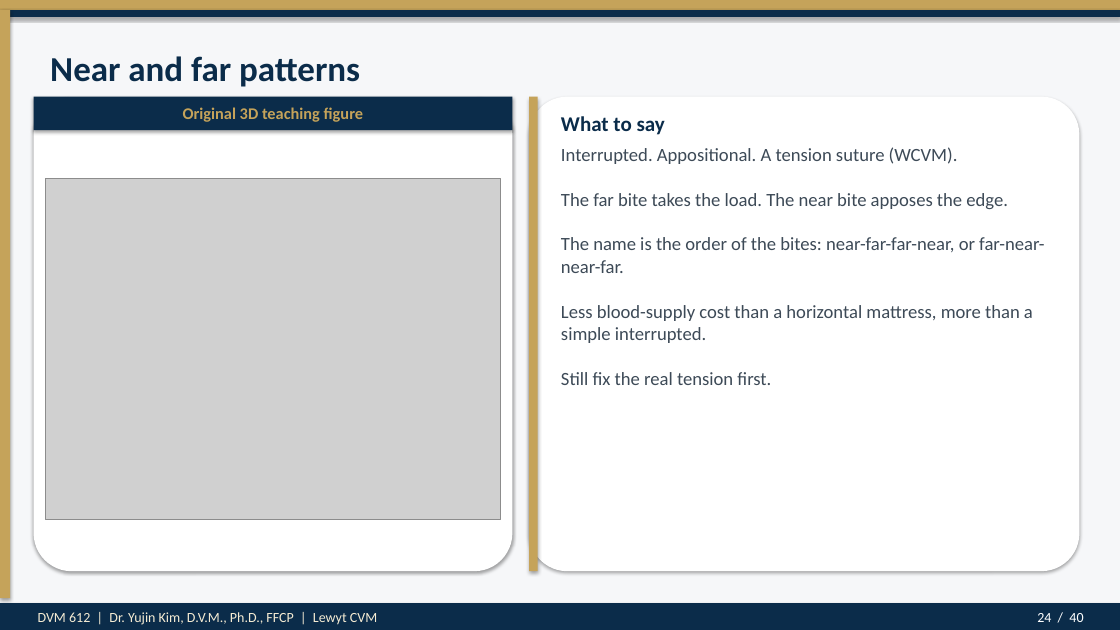
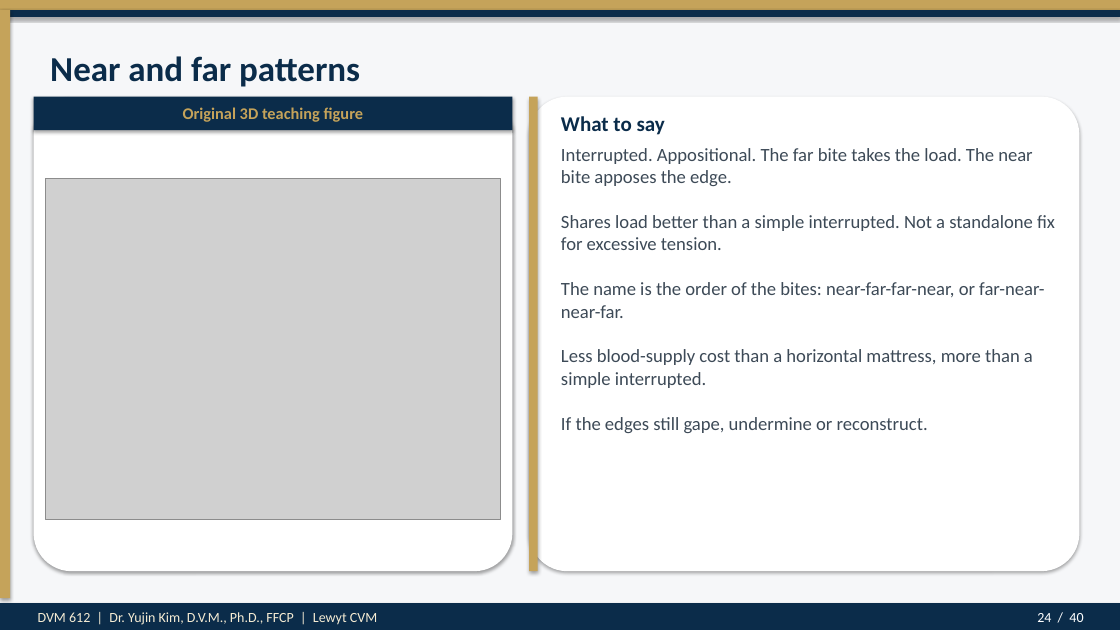
Before and after one commit to drkimvet/happycare, a slide deck: slide 24 of lectures/DVM-612_Week7_Suture_Patterns_Closures.pptx. Drawn at 1120x630 pixels with LibreOffice and Linux fonts; fonts in the diff are those of the drawing; grey boxes stand for pictures. Boxes give left, top, right and bottom in pixels: in the first picture for what was removed or moved away, otherwise in the second. Text is boxed around its words. In the diff, an @@ line names an element or a change of style, - is before the commit and + after.

```diff
--- a/lectures/DVM-612_Week7_Suture_Patterns_Closures.pptx
+++ b/lectures/DVM-612_Week7_Suture_Patterns_Closures.pptx
@@ text at box(561, 148, 1055, 433): text changed @@
-Interrupted. Appositional. A tension suture (WCVM).
-The far bite takes the load. The near bite apposes the edge.
-The name is the order of the bites: near-far-far-near, or far-near-near-far.
-Less blood-supply cost than a horizontal mattress, more than a simple interrupted.
-Still fix the real tension first.
+Interrupted. Appositional. The far bite takes the load. The near bite apposes the edge.
+Shares load better than a simple interrupted. Not a standalone fix for excessive tension.
+The name is the order of the bites: near-far-far-near, or far-near-near-far.
+Less blood-supply cost than a horizontal mattress, more than a simple interrupted.
+If the edges still gape, undermine or reconstruct.
```
Also in this commit, not shown: 7 other slides changed, 2 other files.
